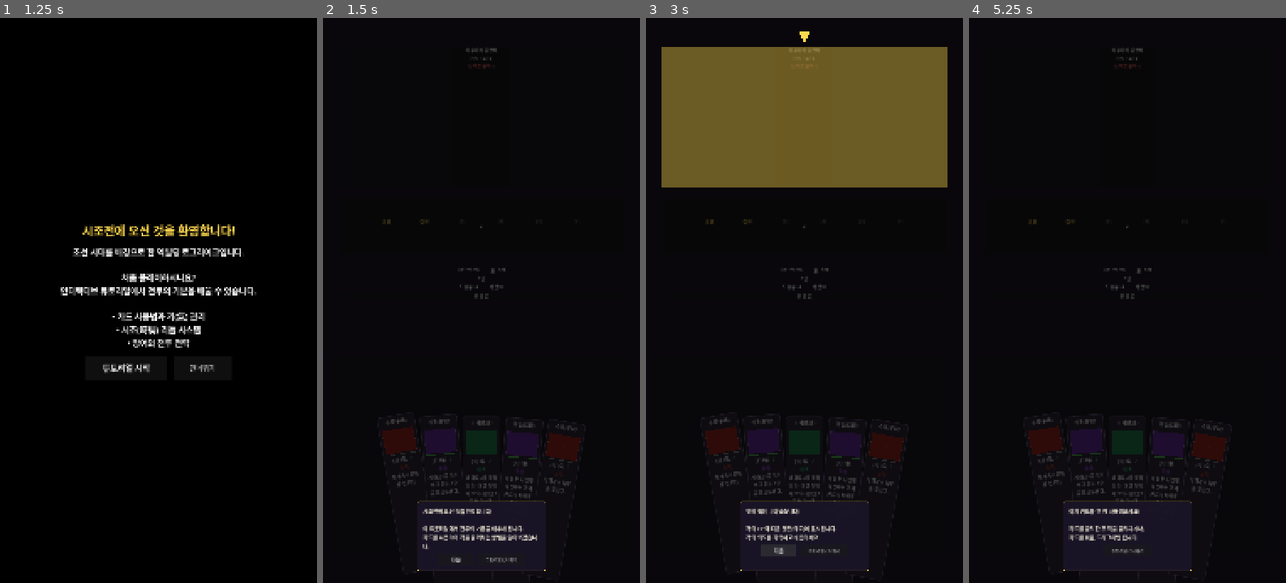
Above: before the commit, frames 1-4 (left to right).
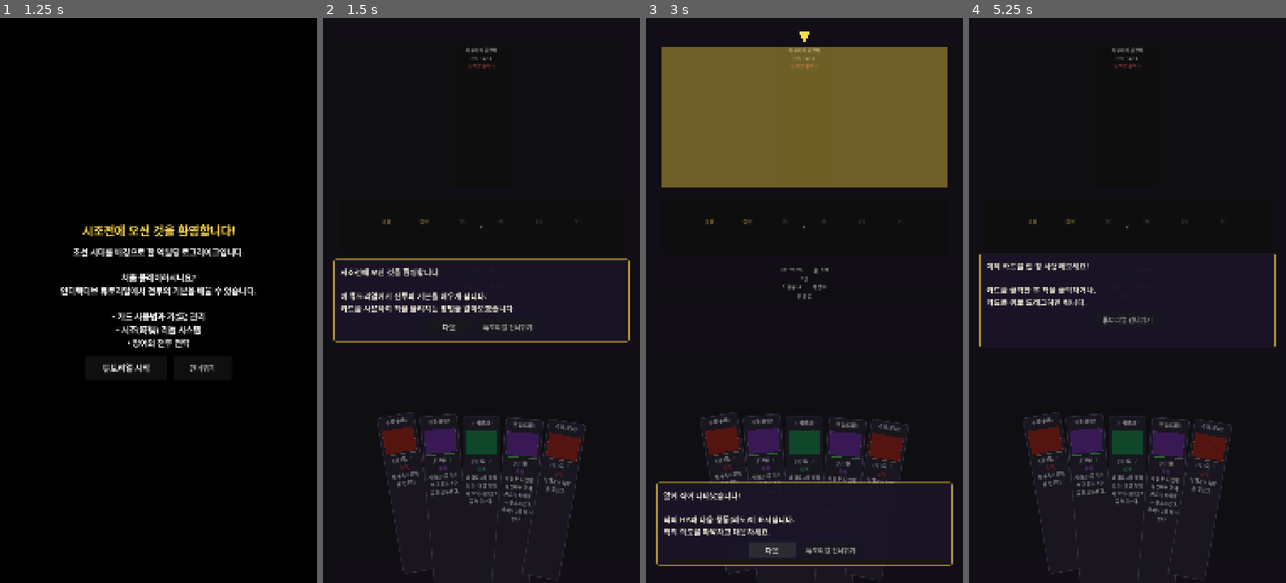
Above: after the commit, the same moments.

Repository: dongmin1213/Sijojeon
Game: Godot game, scene res://scenes/title/title_screen.tscn
Two runs of this game, one before a commit and one after it. Both use one fixed random seed, a clock stepped at 60 frames per second and the inputs below.
Inputs:
- Up to frame 1 (1.25 s): click "새 게임" at 0.5 s
- Up to frame 2 (1.5 s): click "튜토리얼 시작" at 1.25 s
- Up to frame 3 (3 s): click "▼" at 2 s; click "다음" at 2.75 s
- Up to frame 4 (5.25 s): click "다음" at 3.5 s; click "다음" at 4.25 s; click "다음" at 5 s

Frame 1 is identical in both runs. In frame 2, 18% of the frame differs, in the area x 3-97%, y 5-100%; in frame 3, 10%; in frame 4, 19%.

Commit message:
fix: 튜토리얼 오버레이 가독성 및 노치 안전 영역 개선
- 오버레이 배경 농도 0.7→0.45로 감소하여 전투 화면 가시성 확보
- 텍스트/버튼 폰트 크기를 뷰포트 비례로 확대 (18px→26px 기준)
- 텍스트 패널 너비를 뷰포트에 비례하여 동적 계산
- 하이라이트 없을 때 텍스트 패널을 화면 중앙에 배치
- DisplayServer.get_display_safe_area() 활용한 노치 영역 회피
- 패널 위치 클램핑으로 화면 밖 넘침 방지

Co-Authored-By: Paperclip <noreply@paperclip.ing>

Diff:
--- a/scripts/tutorial/tutorial_overlay.gd
+++ b/scripts/tutorial/tutorial_overlay.gd
@@ -6,7 +6,7 @@
 
 signal step_acknowledged  # 플레이어가 "다음" 또는 지정된 액션을 수행
 
-const OVERLAY_COLOR := Color(0.0, 0.0, 0.0, 0.7)
+const OVERLAY_COLOR := Color(0.0, 0.0, 0.0, 0.45)
 const HIGHLIGHT_COLOR := Color(1.0, 0.85, 0.3, 0.4)
 const HIGHLIGHT_BORDER_COLOR := Color(1.0, 0.85, 0.3, 0.9)
 const ARROW_COLOR := Color(1.0, 0.85, 0.3)
@@ -29,6 +29,10 @@
 
 
 func _build_ui() -> void:
+	# 뷰포트 비례 스케일링
+	var vp_size := get_viewport().get_visible_rect().size
+	var ui_scale := minf(vp_size.x / 1080.0, vp_size.y / 1920.0)
+
 	# 전체 화면 반투명 오버레이
 	_overlay_bg = ColorRect.new()
 	_overlay_bg.color = OVERLAY_COLOR
@@ -58,35 +62,37 @@
 	stylebox.set_border_width_all(2)
 	stylebox.border_color = Color(1.0, 0.85, 0.3, 0.8)
 	stylebox.set_corner_radius_all(8)
-	stylebox.set_content_margin_all(20)
+	var content_margin := int(24 * ui_scale)
+	stylebox.set_content_margin_all(content_margin)
 	_text_panel.add_theme_stylebox_override("panel", stylebox)
 
 	var vbox := VBoxContainer.new()
-	vbox.add_theme_constant_override("separation", 12)
+	vbox.add_theme_constant_override("separation", int(16 * ui_scale))
 
 	_text_label = Label.new()
 	_text_label.autowrap_mode = TextServer.AUTOWRAP_WORD_SMART
-	_text_label.add_theme_font_size_override("font_size", 18)
+	_text_label.add_theme_font_size_override("font_size", maxi(int(26 * ui_scale), 22))
 	_text_label.add_theme_color_override("font_color", Color(0.95, 0.92, 0.85))
-	_text_label.custom_minimum_size = Vector2(400, 0)
+	# 뷰포트 너비에 비례한 최소 크기 (양쪽 마진 80px 확보)
+	_text_label.custom_minimum_size = Vector2(vp_size.x - 120 * ui_scale, 0)
 	vbox.add_child(_text_label)
 
 	var btn_container := HBoxContainer.new()
 	btn_container.alignment = BoxContainer.ALIGNMENT_CENTER
-	btn_container.add_theme_constant_override("separation", 16)
+	btn_container.add_theme_constant_override("separation", int(20 * ui_scale))
 
 	_next_button = Button.new()
 	_next_button.text = "다음"
-	_next_button.add_theme_font_size_override("font_size", 18)
-	_next_button.custom_minimum_size = Vector2(120, 40)
+	_next_button.add_theme_font_size_override("font_size", maxi(int(26 * ui_scale), 22))
+	_next_button.custom_minimum_size = Vector2(160 * ui_scale, 56 * ui_scale)
 	_next_button.pressed.connect(_on_next_pressed)
 	btn_container.add_child(_next_button)
 
 	_skip_button = Button.new()
 	_skip_button.text = "튜토리얼 건너뛰기"
-	_skip_button.add_theme_font_size_override("font_size", 14)
+	_skip_button.add_theme_font_size_override("font_size", maxi(int(22 * ui_scale), 18))
 	_skip_button.add_theme_color_override("font_color", Color(0.6, 0.6, 0.6))
-	_skip_button.custom_minimum_size = Vector2(160, 40)
+	_skip_button.custom_minimum_size = Vector2(200 * ui_scale, 50 * ui_scale)
 	btn_container.add_child(_skip_button)
 
 	vbox.add_child(btn_container)
@@ -107,10 +113,12 @@
 	_next_button.visible = not wait_for_action
 	_next_button.text = "다음"
 
-	# 텍스트 패널을 화면 중앙 하단에 배치
+	# 텍스트 패널을 화면 중앙에 배치 (노치/하단 안전 영역 확보)
+	var vp := get_viewport().get_visible_rect().size
+	var safe_top := _get_safe_margin_top()
 	_text_panel.position = Vector2(
-		(get_viewport().get_visible_rect().size.x - _text_panel.size.x) / 2.0,
-		get_viewport().get_visible_rect().size.y - _text_panel.size.y - 40
+		(vp.x - _text_panel.size.x) / 2.0,
+		(vp.y - _text_panel.size.y) / 2.0
 	)
 
 	# 마우스 입력 통과 설정
@@ -161,15 +169,19 @@
 			)
 			_arrow_node.rotation = PI / 2
 
-	# 텍스트 패널 위치: 하이라이트 영역 아래 또는 위
+	# 텍스트 패널 위치: 하이라이트 영역 반대편 (노치 안전 영역 확보)
 	var viewport_size := get_viewport().get_visible_rect().size
+	var safe_top := _get_safe_margin_top()
+	var safe_bottom := 60.0
 	var panel_y: float
 	if rect.position.y > viewport_size.y / 2.0:
-		# 하이라이트가 하단이면 텍스트를 상단에 배치
-		panel_y = 40.0
+		# 하이라이트가 하단이면 텍스트를 상단에 배치 (노치 아래)
+		panel_y = safe_top
 	else:
 		# 하이라이트가 상단이면 텍스트를 하단에 배치
-		panel_y = viewport_size.y - _text_panel.size.y - 40
+		panel_y = viewport_size.y - _text_panel.size.y - safe_bottom
+	# 화면 밖으로 넘치지 않도록 클램핑
+	panel_y = clampf(panel_y, safe_top, viewport_size.y - _text_panel.size.y - safe_bottom)
 	_text_panel.position = Vector2(
 		(viewport_size.x - _text_panel.size.x) / 2.0,
 		panel_y
@@ -209,6 +221,15 @@
 
 func _on_next_pressed() -> void:
 	step_acknowledged.emit()
+
+
+func _get_safe_margin_top() -> float:
+	## 카메라 노치/상태바 안전 영역 상단 마진 반환
+	var safe_area := DisplayServer.get_display_safe_area()
+	if safe_area.position.y > 0:
+		return float(safe_area.position.y) + 20.0
+	# 안전 영역 정보가 없으면 보수적으로 120px (노치 대비)
+	return 120.0
 
 
 func _draw_arrow() -> void:
